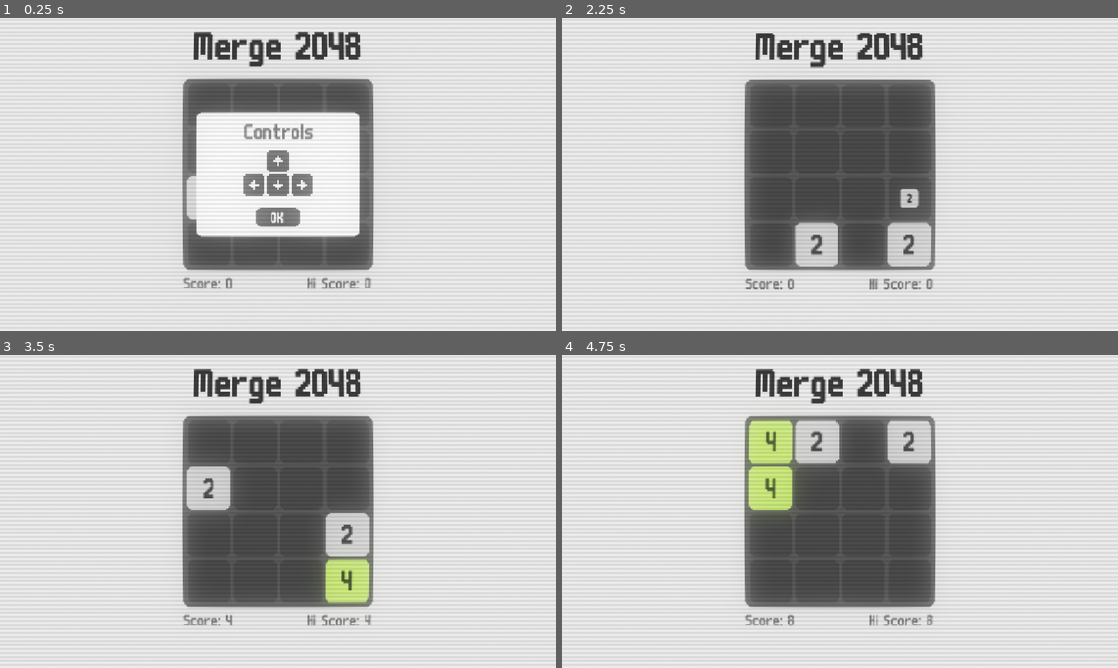
Above: before the commit, frames 1-4 (two rows, left to right).
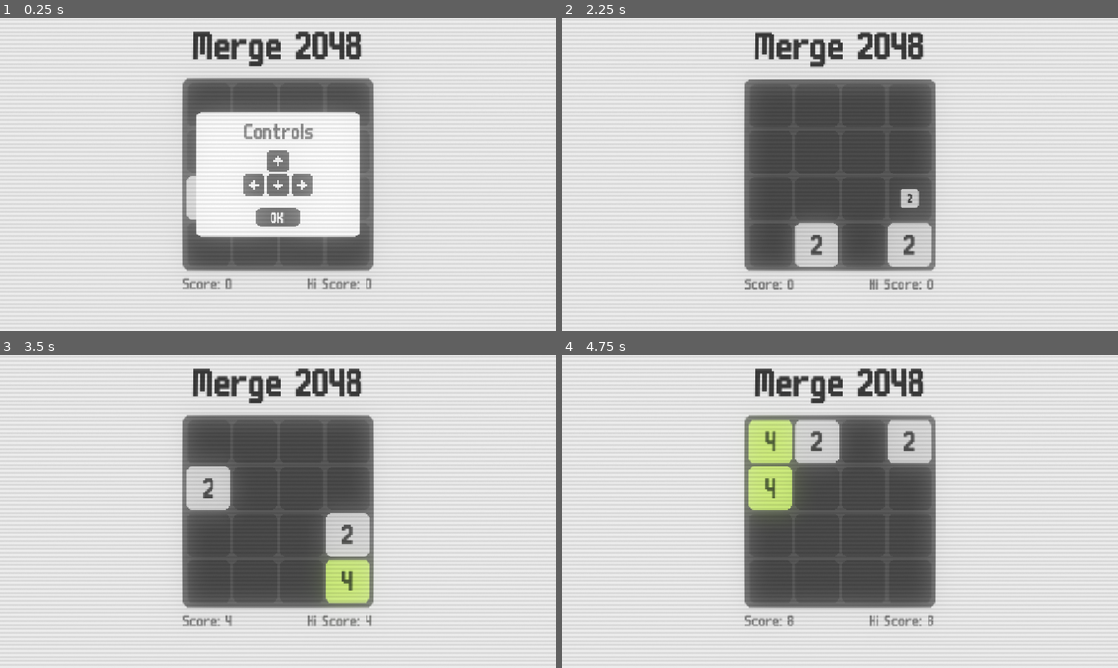
Above: after the commit, the same moments.

Repository: ancoder-games/2048
Game: Godot game, scene res://src/core/main/main.tscn
Same seed, same stepped clock (60 frames per second), same inputs: the game is played once before the commit and once after it. The engine's default icon, where the game draws it, is replaced by a stand-in: a white triangle on a blue panel in a dark square.
Inputs (mouse positions are in pixels of both pictures, inside the frame that each line leads up to):
- Up to frame 1 (0.25 s): no input
- Up to frame 2 (2.25 s): click "OK" at 0.5 s; tap Enter (ui_accept) at 1.25, 1.52, 2 s; move the mouse to (962, 158) at 1.27 s; hold Right (right) 1.28-2.03 s; tap Alt at 1.35 s; click (962, 158) at 1.42 s; move the mouse to (728, 190) at 2.02 s; hold Down (down) from 2.03 s (still down); tap Shift at 2.1 s
- Up to frame 3 (3.5 s): tap Enter (ui_accept) at 2.27, 2.75 s; move the mouse to (333, 442) at 2.77 s; release Down (down) at 2.78 s; hold Right (right) from 2.78 s (still down); tap Alt at 2.85 s
- Up to frame 4 (4.75 s): tap Enter (ui_accept) at 3.5, 3.77, 4.25, 4.52 s; move the mouse to (812, 574) at 3.52 s; release Right (right) at 3.53 s; hold Up (up) 3.53-4.28 s; tap Shift at 3.6 s; click (812, 574) at 3.67 s; move the mouse to (1006, 558) at 4.27 s; hold Left (left) from 4.28 s (still down); tap Alt at 4.35 s

The runs differ from the first frame. In frame 1, 1.8% of the frame differs, in the area x 32-68%, y 4-87%; in frame 2, 1.5%; in frame 3, 1.6%; in frame 4, 1.7%.

Commit message:
less postprocessing

Diff:
--- a/src/gameplay/post_processing/post_processing.tscn
+++ b/src/gameplay/post_processing/post_processing.tscn
@@ -4,7 +4,7 @@
 
 [sub_resource type="ShaderMaterial" id="ShaderMaterial_77k5f"]
 shader = ExtResource("1_8p82q")
-shader_parameter/curvature = 0.02400000114
+shader_parameter/curvature = 0.01200000057
 shader_parameter/scanlines = 0.150000007125
 shader_parameter/scanline_size = 4.000000095
 shader_parameter/brightness = 1.20000003325
